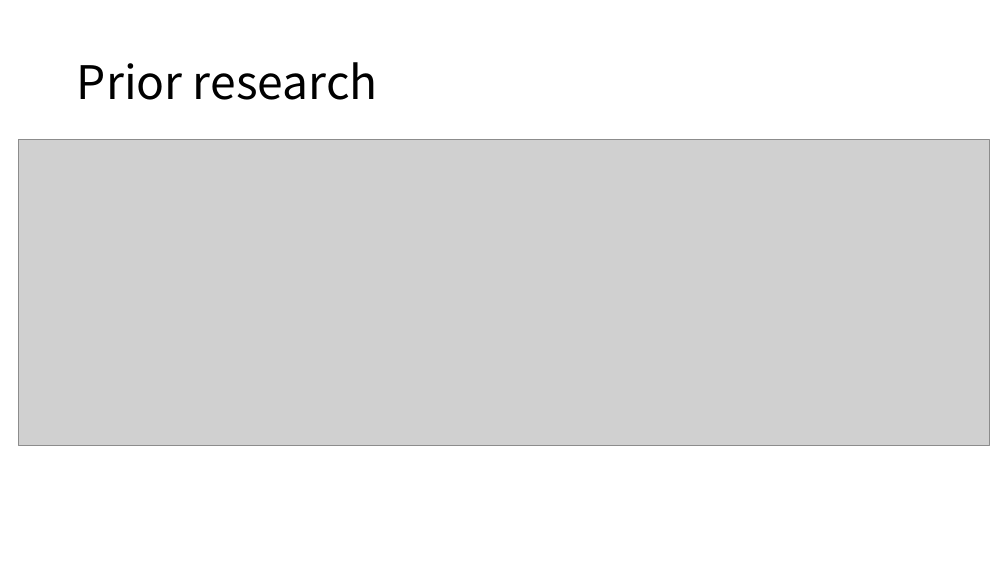
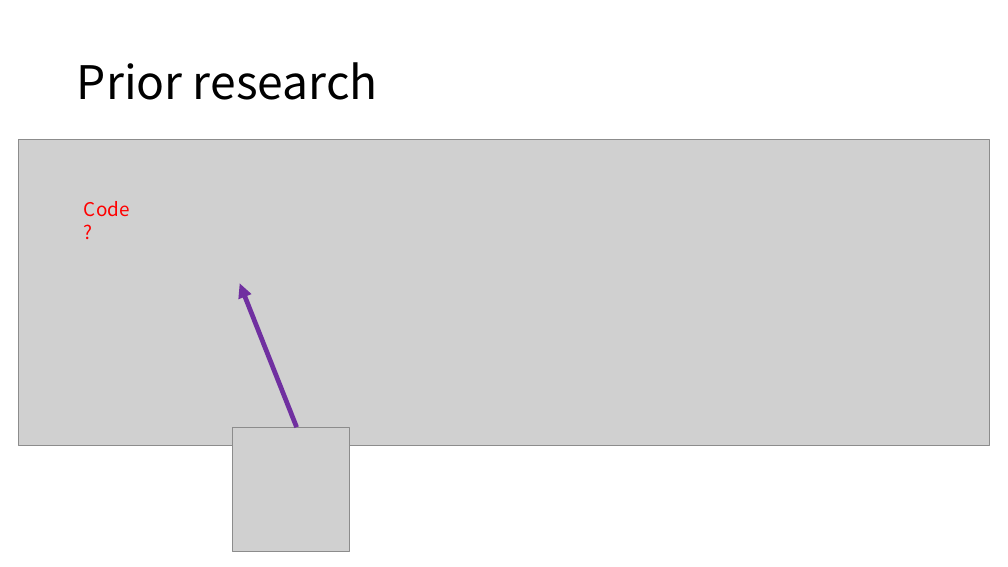
Before and after one commit to topaz11100/PROGRESS, a slide deck: slide 6 of 2_0729/0729_progress.pptx. Drawn at 1008x567 pixels with LibreOffice and Linux fonts; fonts in the diff are those of the drawing; grey boxes stand for pictures. Boxes give left, top, right and bottom in pixels: in the first picture for what was removed or moved away, otherwise in the second. Text is boxed around its words. In the diff, an @@ line names an element or a change of style, - is before the commit and + after.

```diff
--- a/2_0729/0729_progress.pptx
+++ b/2_0729/0729_progress.pptx
@@ text added at box(84, 201, 130, 217), 18 pt, text #FF0000 @@
+Code?
@@ arrow added from (296, 427) to (240, 284), #7030A0 4.5 pt @@
@@ picture added at box(232, 427, 349, 551) @@
```
